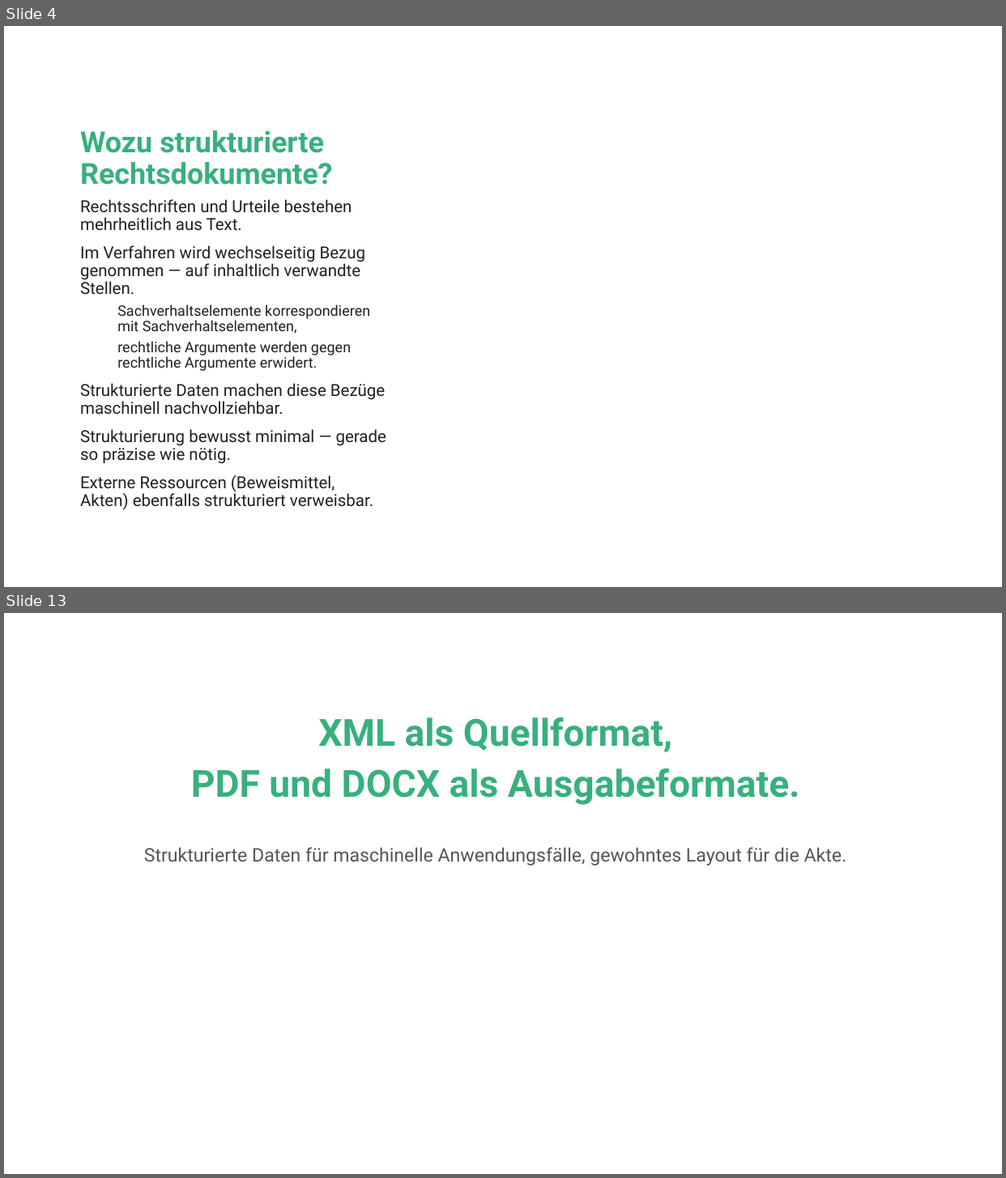
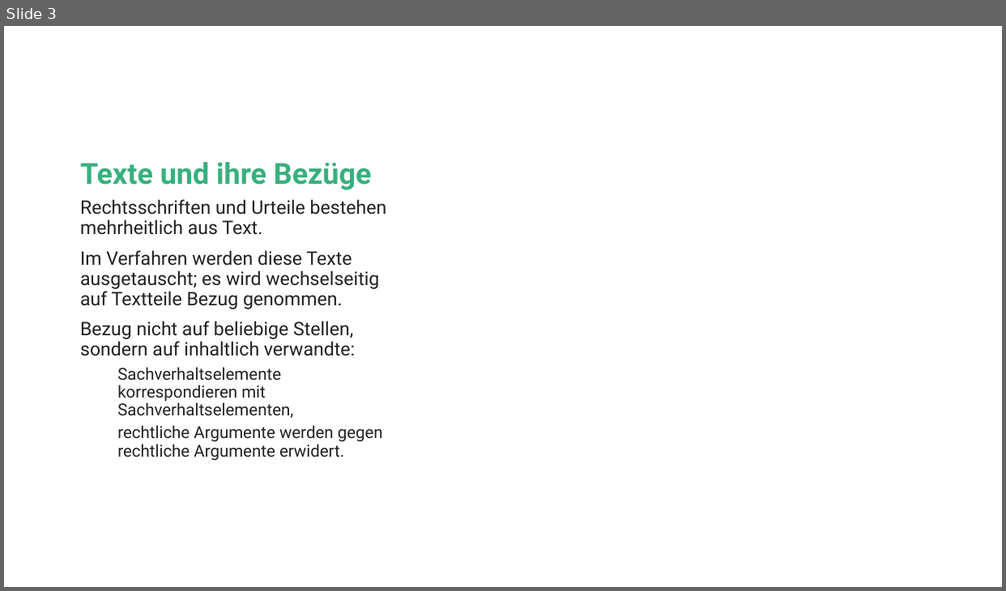
Before and after one commit to jan-nicklaus/LegalXML, a slide deck: Beispiele/sebastian/xml-vorteile.pptx. Shown one above the other, each under a label of ours: slides 4 and 13 before the commit, slide 3 after it; the slides between them are not shown. The pictures are 1006x1178 and 1006x591 pixels, drawn with LibreOffice and Linux fonts; fonts in the diff are those of the drawing; background and template pictures are left out. Boxes give left, top, right and bottom in pixels: in the first picture for what was removed or moved away, otherwise in the second. Text is boxed around its words. In the diff, an @@ line names an element or a change of style, - is before the commit and + after.

```diff
--- a/Beispiele/sebastian/xml-vorteile.pptx
+++ b/Beispiele/sebastian/xml-vorteile.pptx
@@ slide 13 removed at (x1=4, y1=613, x2=1002, y2=1174), background #FFFFFF @@
@@ text removed at (x1=144, y1=717, x2=847, y2=866) @@
-XML als Quellformat,
-PDF und DOCX als Ausgabeformate.
-Strukturierte Daten für maschinelle Anwendungsfälle, gewohntes Layout für die Akte.
@@ what was slide 4 is now slide 3 @@
@@ slide 3 changed as well @@
@@ title at (x1=80, y1=162, x2=372, y2=190): text changed @@
-Wozu strukturierte Rechtsdokumente?
+Texte und ihre Bezüge
@@ text at (x1=80, y1=199, x2=387, y2=461): size 16 to 18 pt in "Rechtsschriften und Urteile bestehen mehrheitlich aus Text."; size 14 to 16 pt in "Sachverhaltselemente korrespondieren mit Sachverhaltselement ...", "rechtliche Argumente werden gegen rechtliche Argumente erwid ..." @@
@@ text at (x1=80, y1=250, x2=379, y2=356): text changed; size 16 to 18 pt @@
-Im Verfahren wird wechselseitig Bezug genommen — auf inhaltlich verwandte Stellen.
+Im Verfahren werden diese Texte ausgetauscht; es wird wechselseitig auf Textteile Bezug genommen.
+Bezug nicht auf beliebige Stellen, sondern auf inhaltlich verwandte:
@@ text at (x1=80, y1=383, x2=386, y2=510): paragraphs removed @@
-Strukturierte Daten machen diese Bezüge maschinell nachvollziehbar.
-Strukturierung bewusst minimal — gerade so präzise wie nötig.
-Externe Ressourcen (Beweismittel, Akten) ebenfalls strukturiert verweisbar.
```
Also in this commit, not shown: 2 other slides changed, 2 slides added, 9 other slides removed, 7 other files.
